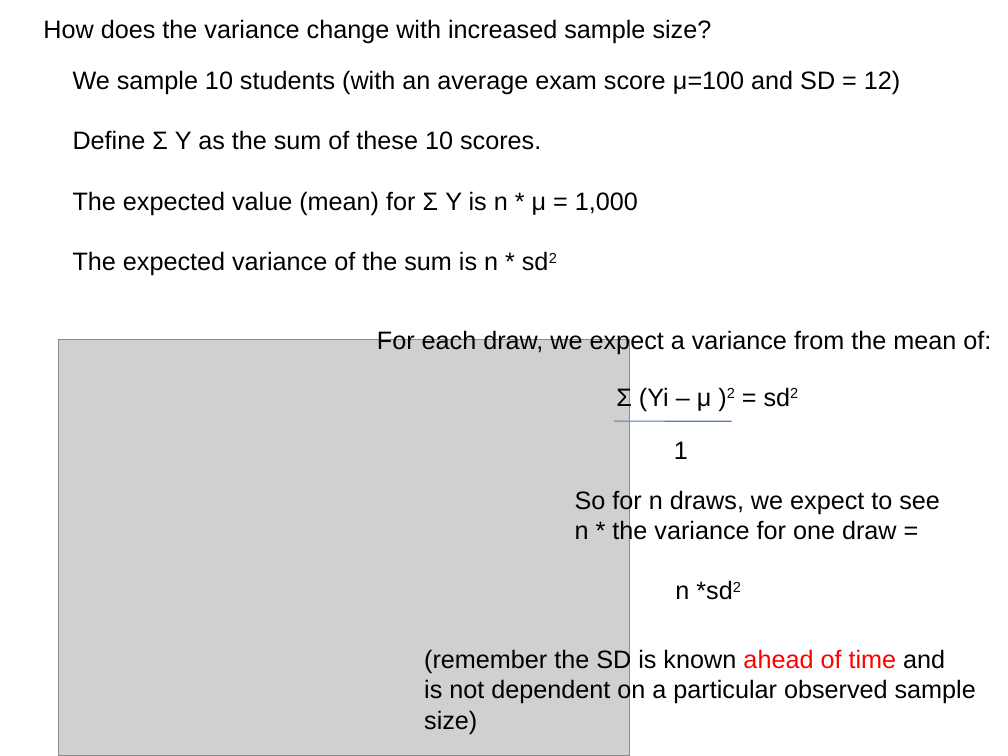
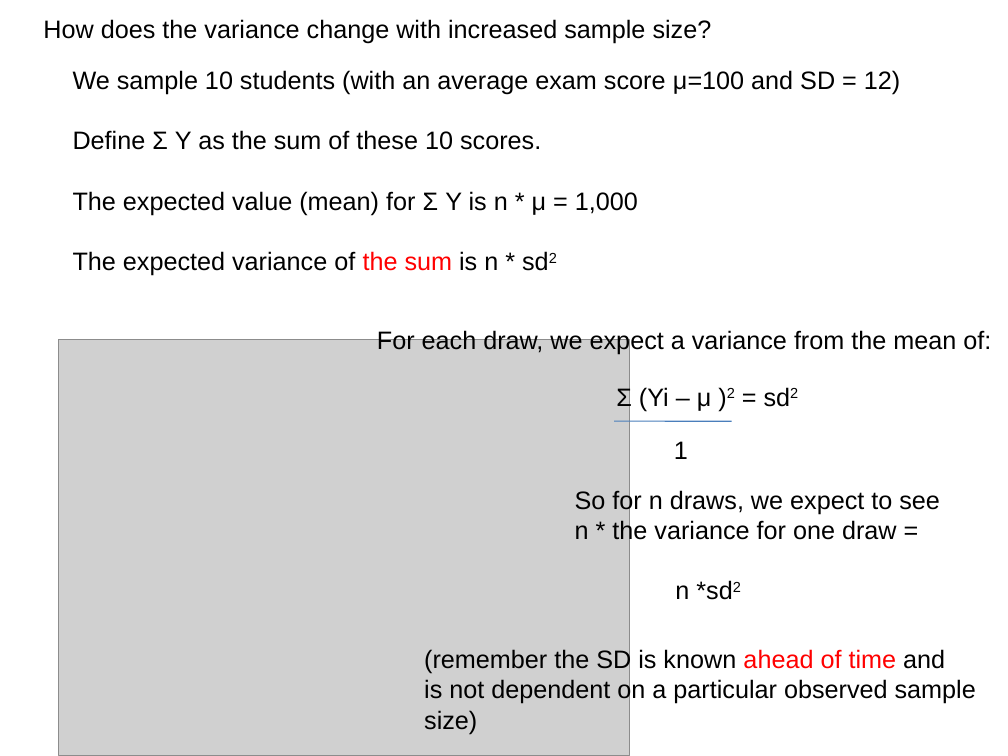
Before and after one commit to afodor/afodor.github.io, a slide deck: slide 14 of classes/stats2016/Lecture13.ppt. Drawn at 1008x756 pixels with LibreOffice and Linux fonts; fonts in the diff are those of the drawing; grey boxes stand for pictures. Boxes give left, top, right and bottom in pixels: in the first picture for what was removed or moved away, otherwise in the second. Text is boxed around its words. In the diff, an @@ line names an element or a change of style, - is before the commit and + after.

```diff
--- a/classes/stats2016/Lecture13.ppt
+++ b/classes/stats2016/Lecture13.ppt
@@ text at box(73, 251, 498, 276): text colour #000000 to #FF0000 in "the sum" @@
```
Also in this commit, not shown: 3 other slides changed, 2 slides added, 1 other file.
